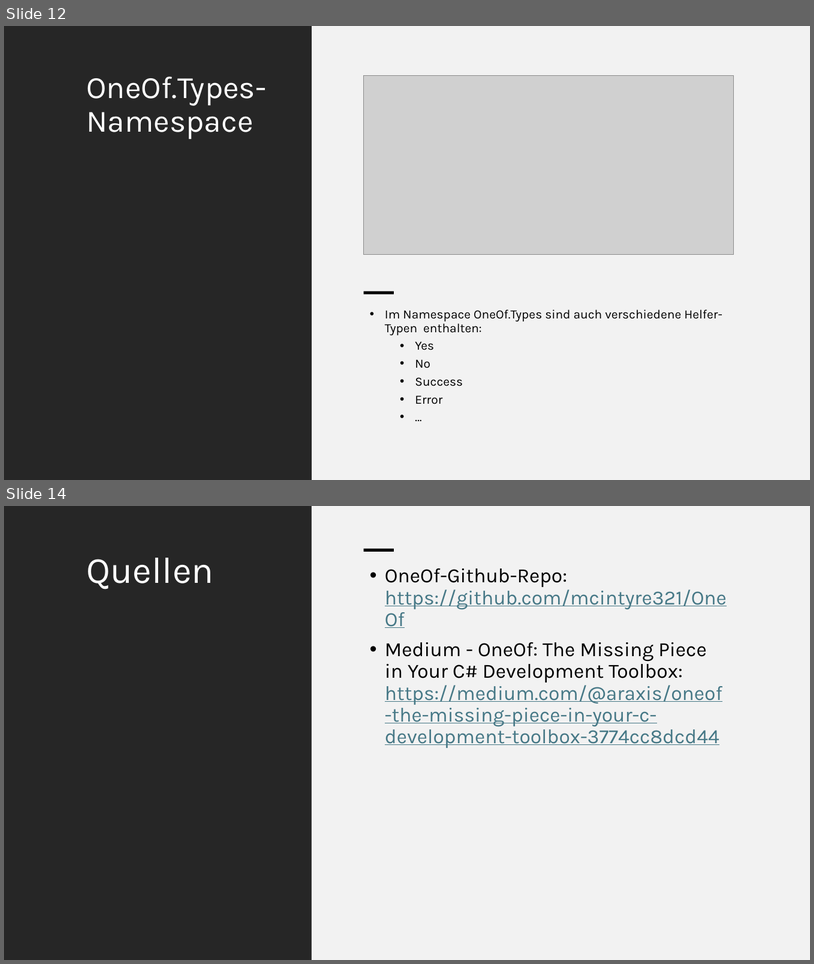
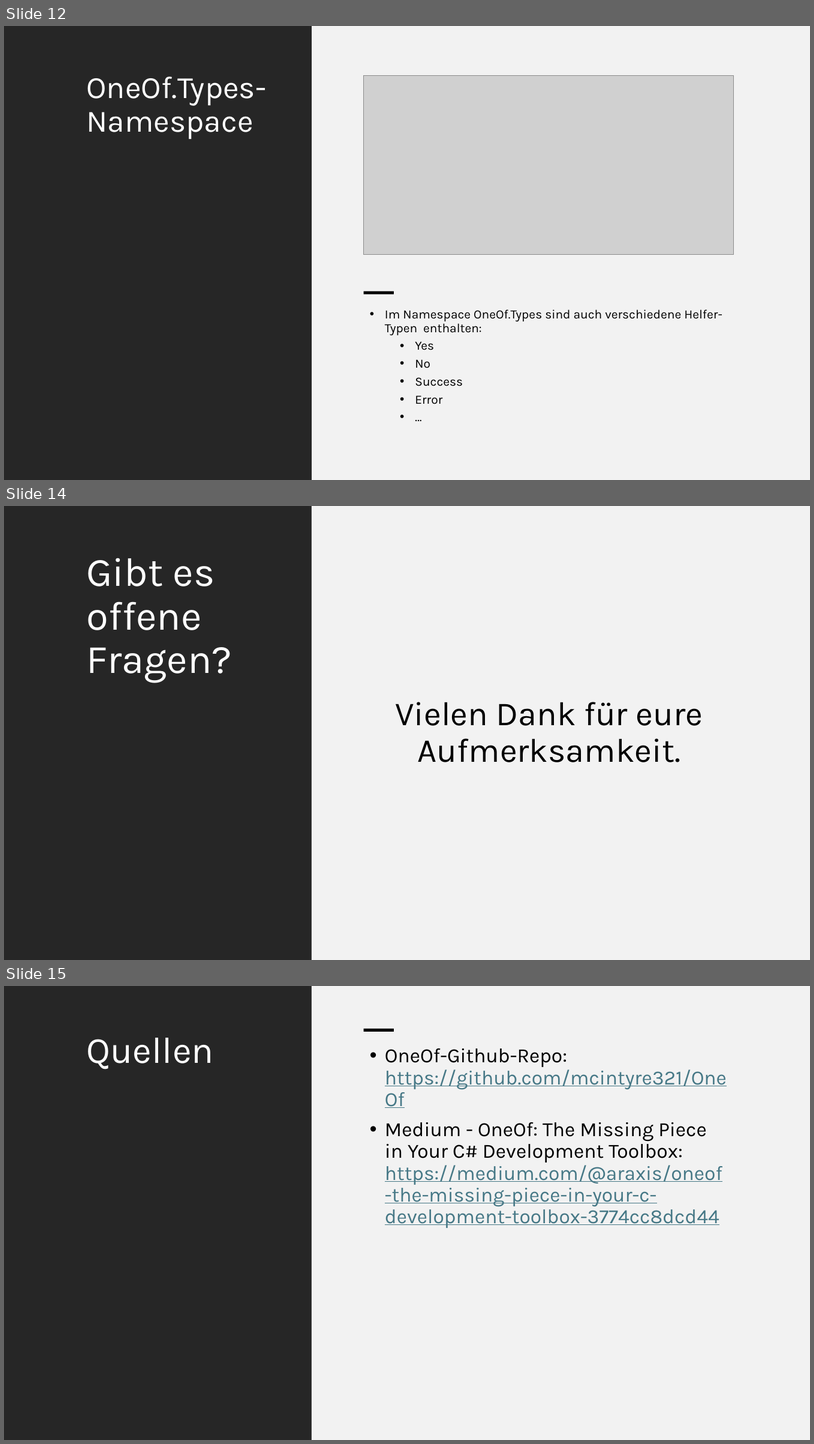
Before and after one commit to lukassteggers/OneOf, a slide deck: OneOf.pptx. Shown one above the other, each under a label of ours: slides 12 and 14 before the commit, slides 12, 14 and 15 after it; the slides between them are not shown. The pictures are 814x964 and 814x1444 pixels, drawn with LibreOffice and Linux fonts; fonts in the diff are those of the drawing; grey boxes stand for pictures. Boxes give left, top, right and bottom in pixels: in the first picture for what was removed or moved away, otherwise in the second. Text is boxed around its words. In the diff, an @@ line names an element or a change of style, - is before the commit and + after.

```diff
--- a/OneOf.pptx
+++ b/OneOf.pptx
@@ slide 14 added at (x1=4, y1=506, x2=810, y2=960), background #FFFFFF @@
@@ rectangle added at (x1=4, y1=506, x2=312, y2=960), fill #262626 @@
@@ rectangle added at (x1=312, y1=506, x2=810, y2=960), fill #F2F2F2 @@
@@ title added at (x1=86, y1=558, x2=232, y2=683), 48 pt, text #FFFFFF @@
+Gibt es offene Fragen?
@@ subtitle added at (x1=396, y1=702, x2=702, y2=762), 40 pt, text #000000 @@
+Vielen Dank für eure Aufmerksamkeit.
@@ what was slide 14 is now slide 15 @@
```
Also in this commit, not shown: 9 slides changed.
